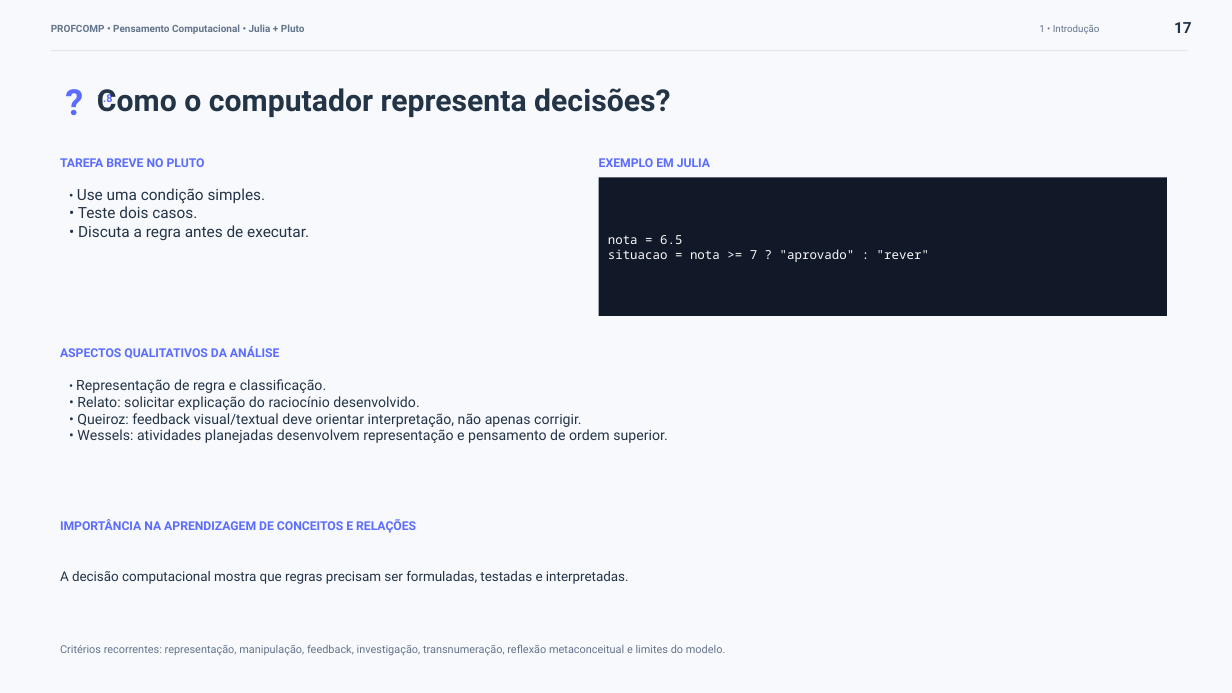
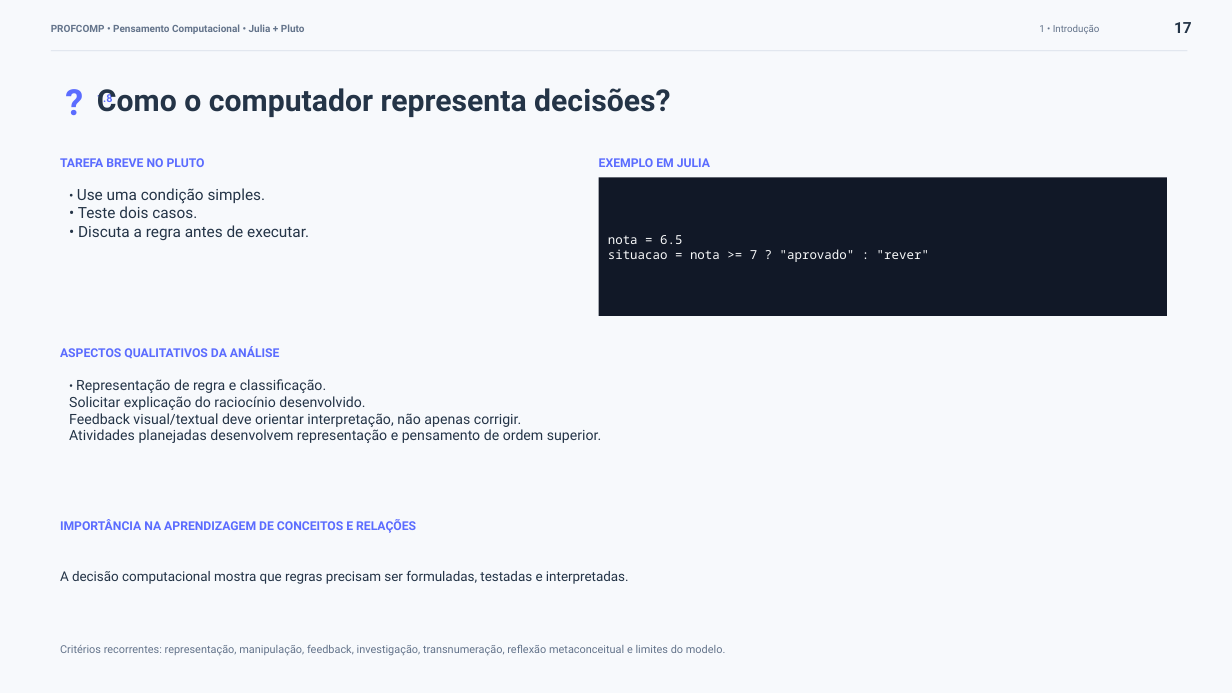
Before and after one commit to anaemilia/pensamento-computacional, a slide deck: slide 18 of Aula01_Introducao_a_Computacao_e_ao_Pensamento_Computacional/Aula01_Teoria-19-08-26.pptx. Drawn at 1232x693 pixels with LibreOffice and Linux fonts; fonts in the diff are those of the drawing. Boxes give left, top, right and bottom in pixels: in the first picture for what was removed or moved away, otherwise in the second. Text is boxed around its words. In the diff, an @@ line names an element or a change of style, - is before the commit and + after.

```diff
--- a/Aula01_Introducao_a_Computacao_e_ao_Pensamento_Computacional/Aula01_Teoria-19-08-26.pptx
+++ b/Aula01_Introducao_a_Computacao_e_ao_Pensamento_Computacional/Aula01_Teoria-19-08-26.pptx
@@ text at box(69, 396, 601, 443): text changed @@
-• Relato: solicitar explicação do raciocínio desenvolvido.
-• Queiroz: feedback visual/textual deve orientar interpretação, não apenas corrigir.
-• Wessels: atividades planejadas desenvolvem representação e pensamento de ordem superior.
+Solicitar explicação do raciocínio desenvolvido.
+Feedback visual/textual deve orientar interpretação, não apenas corrigir.
+Atividades planejadas desenvolvem representação e pensamento de ordem superior.
```
Also in this commit, not shown: 10 other slides changed, 7 other files.
